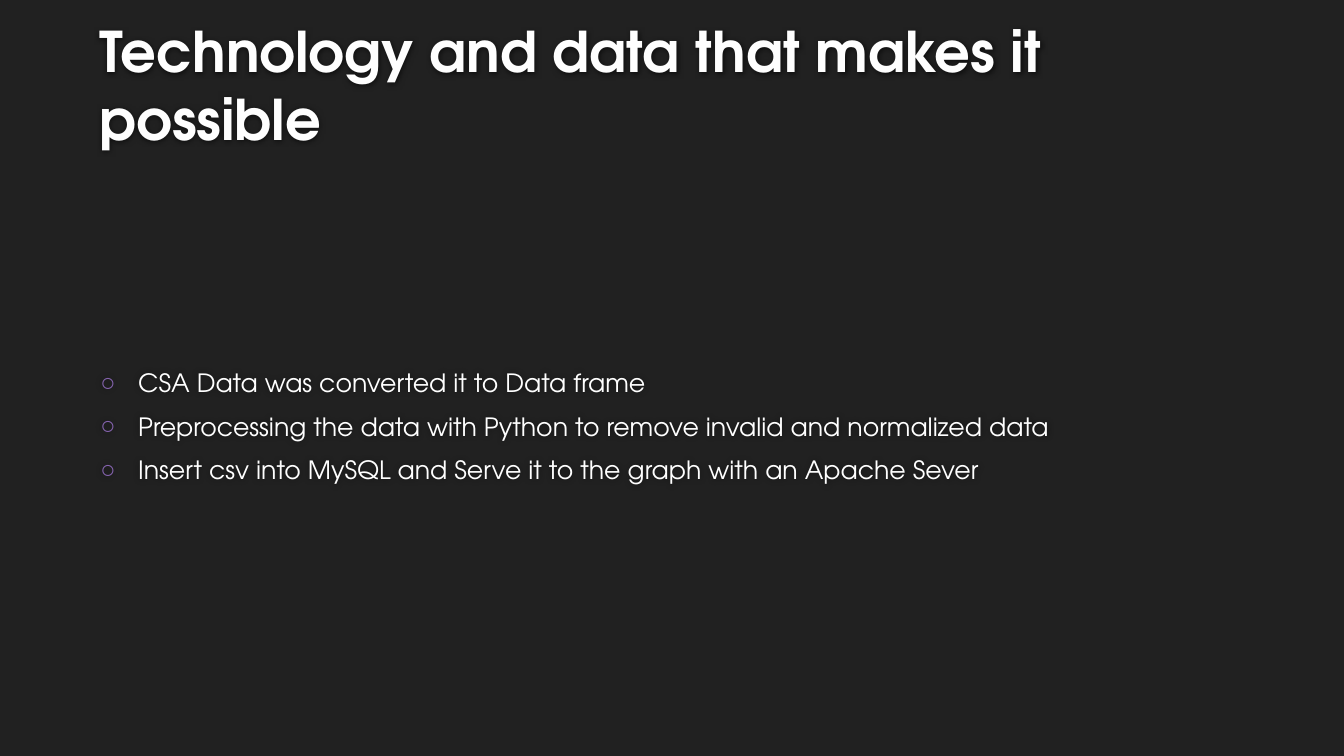
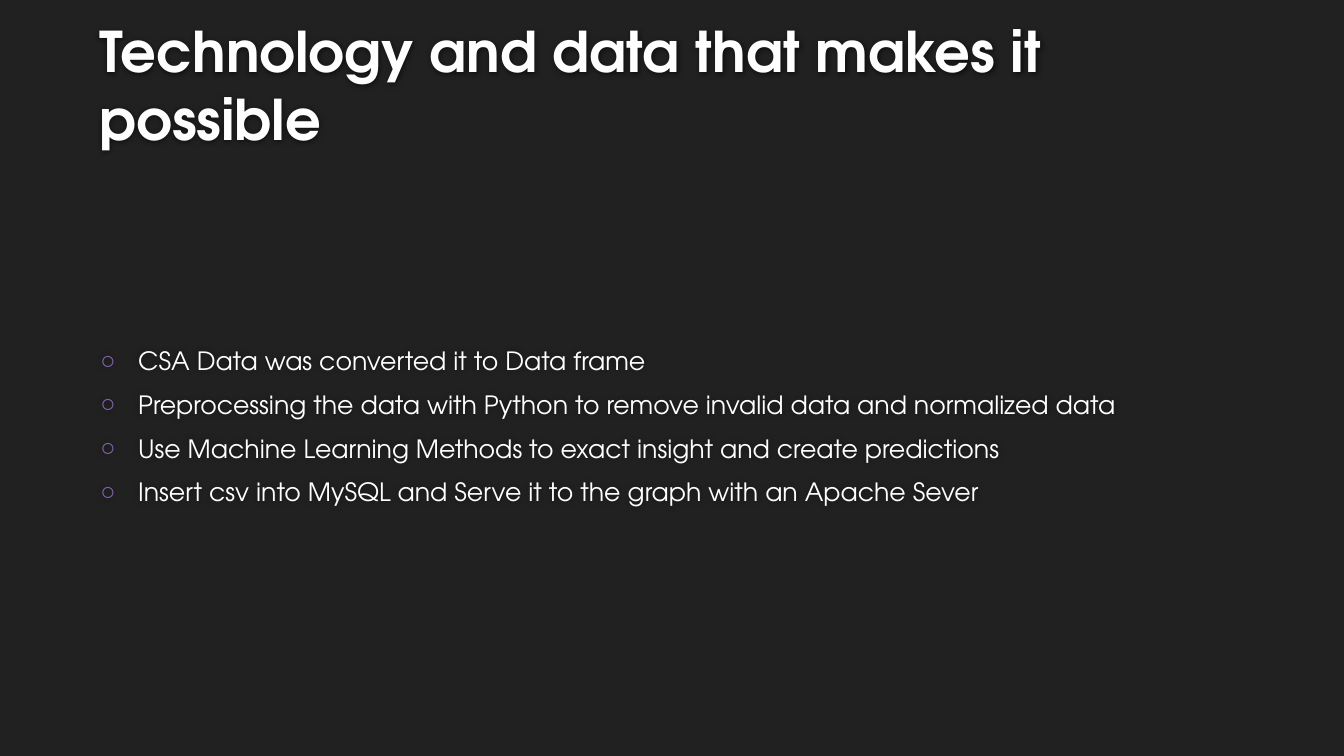
Before and after one commit to toddred/theSmellOfSpace, a slide deck: slide 7 of SlideDeck.pptx. Drawn at 1344x756 pixels with LibreOffice and Linux fonts; fonts in the diff are those of the drawing; background and template pictures are left out. Boxes give left, top, right and bottom in pixels: in the first picture for what was removed or moved away, otherwise in the second. Text is boxed around its words. In the diff, an @@ line names an element or a change of style, - is before the commit and + after.

```diff
--- a/SlideDeck.pptx
+++ b/SlideDeck.pptx
@@ text at [138,395,1116,464]: text changed @@
-○ Preprocessing the data with Python to remove invalid and normalized data
+○ Preprocessing the data with Python to remove invalid data and normalized data
+○ Use Machine Learning Methods to exact insight and create predictions
```
Also in this commit, not shown: 2 other slides changed.
